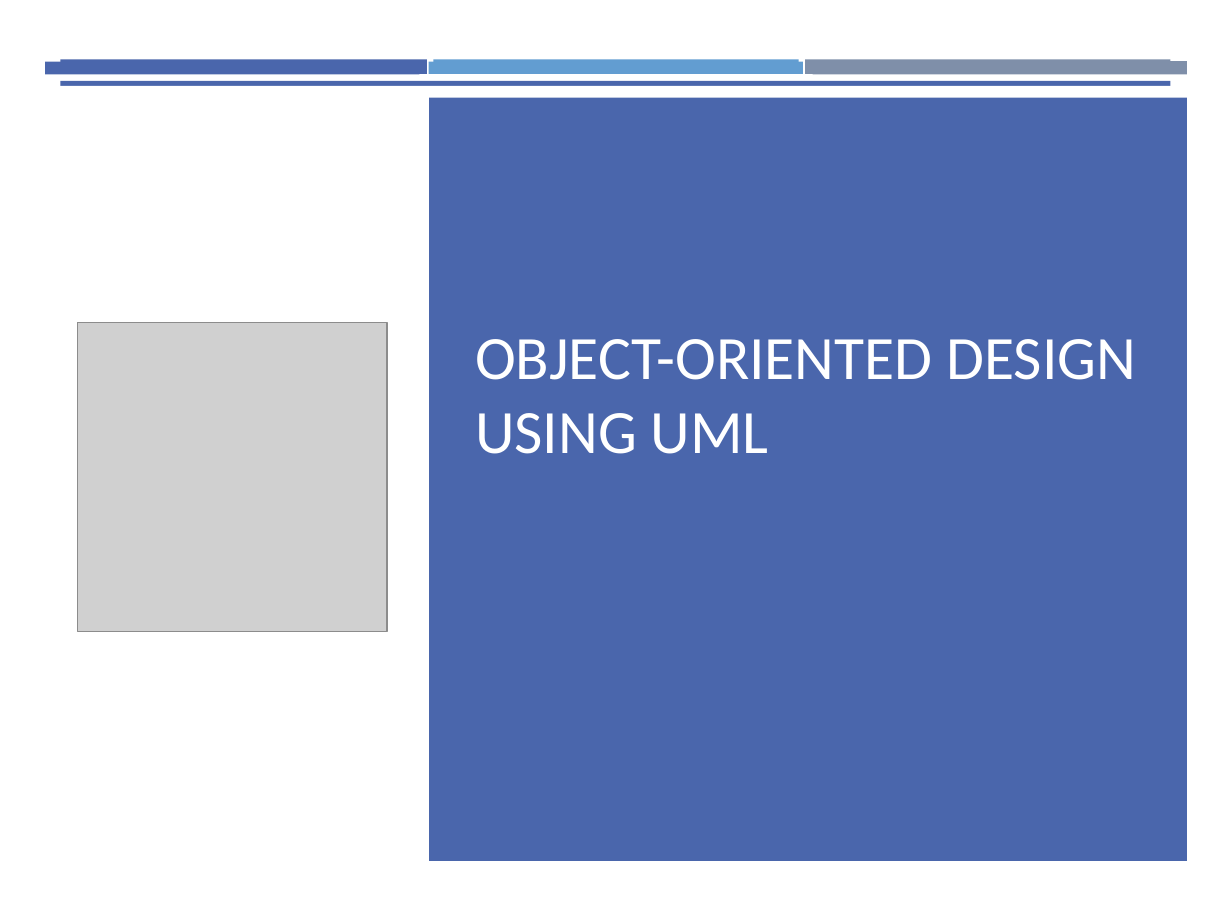
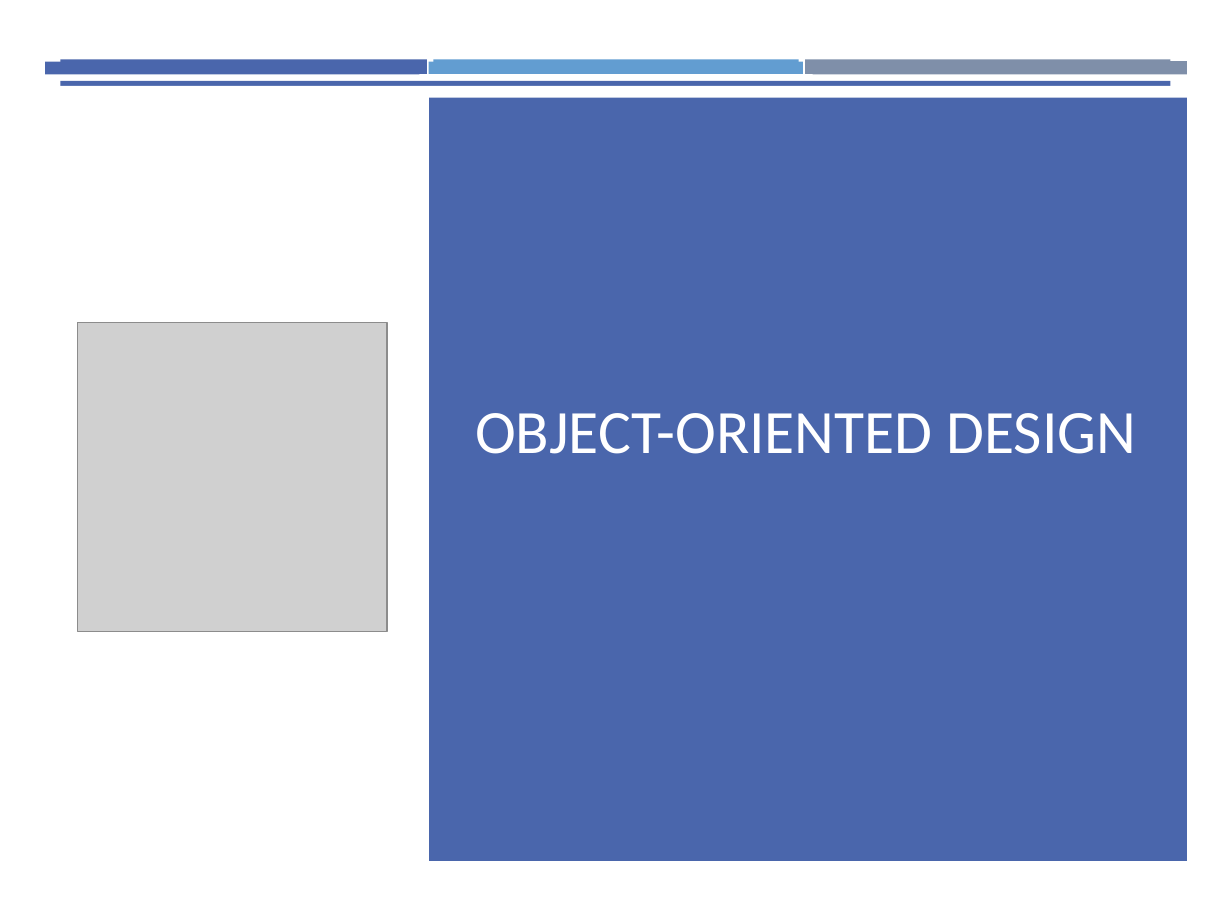
Before and after one commit to yazdipour/presentations, a slide deck: slide 6 of 2019Nov_Design_Implementation/Ch7.pptx. Drawn at 1232x924 pixels with LibreOffice and Linux fonts; fonts in the diff are those of the drawing; grey boxes stand for pictures. Boxes give left, top, right and bottom in pixels: in the first picture for what was removed or moved away, otherwise in the second. Text is boxed around its words. In the diff, an @@ line names an element or a change of style, - is before the commit and + after.

```diff
--- a/2019Nov_Design_Implementation/Ch7.pptx
+++ b/2019Nov_Design_Implementation/Ch7.pptx
@@ title at (x1=475, y1=413, x2=1137, y2=454): text changed @@
-OBJECT-ORIENTED DESIGN USING UML
+OBJECT-ORIENTED DESIGN
```
Also in this commit, not shown: 6 other slides changed, 1 slide added, 2 other files.
